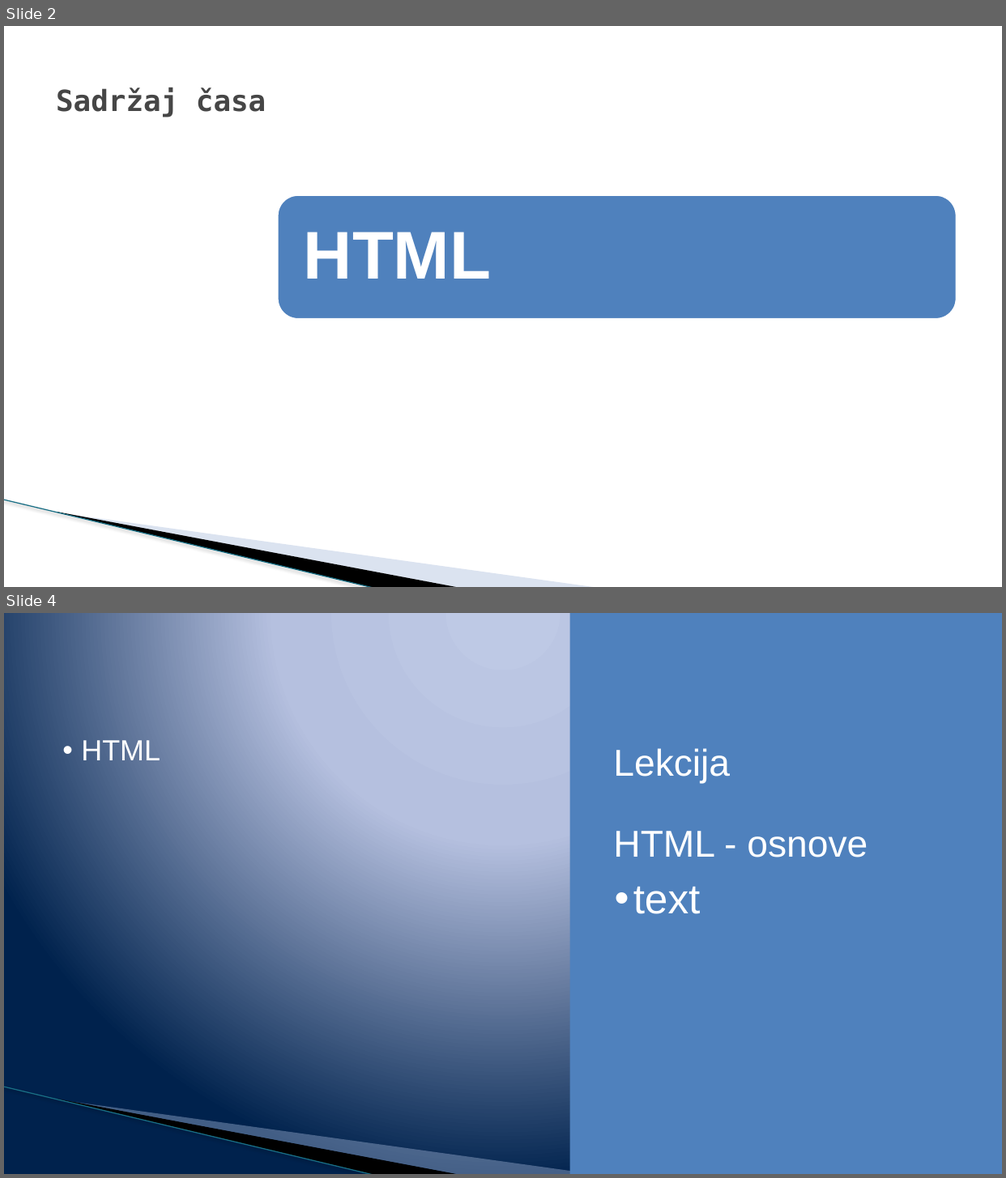
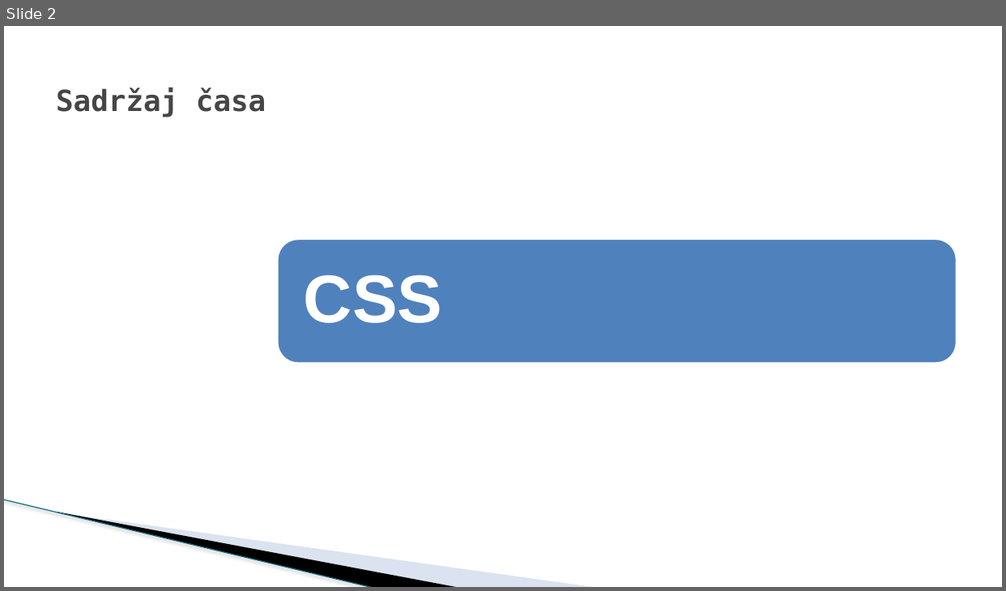
Before and after one commit to todalexcode/kurs-front-end, a slide deck: sesija-22/PPT/Front-End Developer-22.pptx. Shown one above the other, each under a label of ours: slides 2 and 4 before the commit, slide 2 after it; the slides between them are not shown. The pictures are 1006x1178 and 1006x591 pixels, drawn with LibreOffice and Linux fonts; fonts in the diff are those of the drawing; background and template pictures are left out. Boxes give left, top, right and bottom in pixels: in the first picture for what was removed or moved away, otherwise in the second. Text is boxed around its words. In the diff, an @@ line names an element or a change of style, - is before the commit and + after.

```diff
--- a/sesija-22/PPT/Front-End Developer-22.pptx
+++ b/sesija-22/PPT/Front-End Developer-22.pptx
@@ slide 4 removed at <box>4,613,1002,1174</box>, background gradient #BFC9E5 to #B5C0E0 to #00234D; not listed: 3 template elements that a slide beside it also shows @@
@@ rectangle removed at <box>570,613,1002,1174</box> @@
@@ text removed at <box>81,740,160,760</box> @@
-• HTML
@@ text removed at <box>613,748,867,858</box> @@
-Lekcija
-HTML - osnove
@@ text removed at <box>633,887,701,914</box> @@
-• text
@@ slide 2 changed as well @@
@@ rounded rectangle: place and size @@
-rounded rectangle at <box>277,195,957,319</box>
+rounded rectangle at <box>277,239,957,364</box>
@@ text removed at <box>304,232,491,279</box> @@
-HTML
@@ text added at <box>304,275,442,323</box>, 65 pt, text #FFFFFF, bold @@
+CSS
```
Also in this commit, not shown: 1 other slide changed, 12 slides added, 1 other slide removed, 8 other files.
